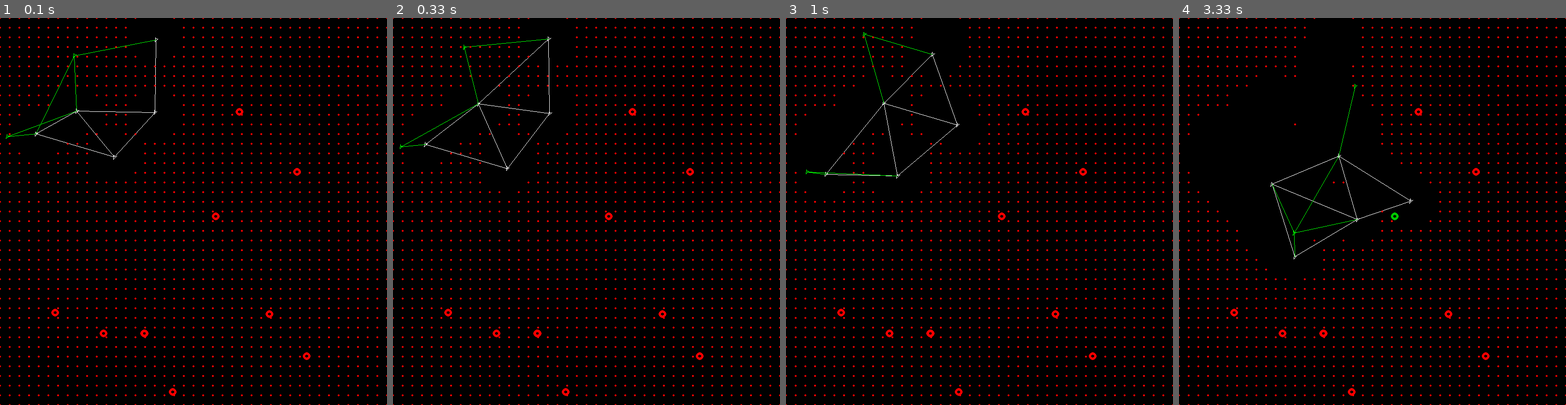
Above: before the commit, frames 1-4 (left to right).
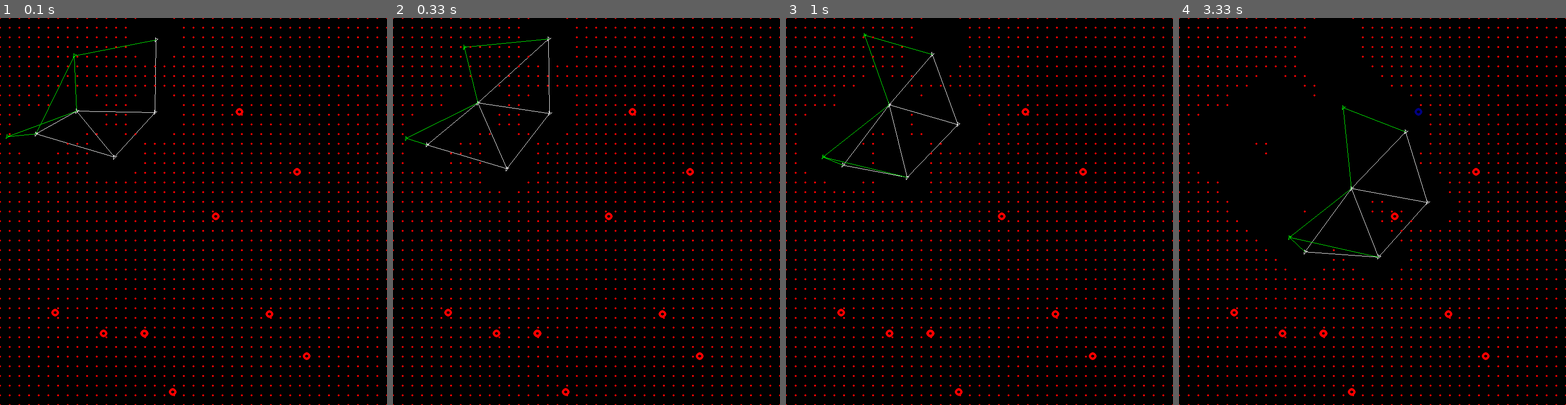
Above: after the commit, the same moments.

Repository: LouisDeOliveira/Projet_VA
Game: pygame game, started from Simulation.py
Same seed, same stepped clock (60 frames per second), same inputs: the game is played once before the commit and once after it.
Inputs:
- Up to frame 1 (0.1 s): no input
- Up to frame 2 (0.33 s): no input
- Up to frame 3 (1 s): no input
- Up to frame 4 (3.33 s): no input

Frame 1 is identical in both runs. In frame 2, 0.2% of the frame differs, in the area x 1-41%, y 6-40%; in frame 3, 0.5%; in frame 4, 0.8%, in the area x 2-71%, y 12-68%.

Commit message:
checkage

Diff:
--- a/Environnement.py
+++ b/Environnement.py
@@ -26,7 +26,7 @@
 tick_freq = 100
 dt = 1/tick_freq
 q = 100000  # force d'attraction Chercheurs vers points du maillage
-F = 100000000  # force d'attraction Vérificateur vers Target
+F = 1000000000  # force d'attraction Vérificateur vers Target
 
 
 class Environment():
@@ -82,7 +82,6 @@
 
         """
         self.time += dt
-        print(self.time)
         self.N0 = np.shape(self.mesh)[0]*np.shape(self.mesh)[1]
         for agentA in self.Agent_list:
             if type(agentA) == Chercheur:
@@ -114,11 +113,11 @@
                                 pass '''
 
                     if type(agentB) == Target:  # fonctionne, modif champ de vision
-                        if agentB in agentA.neighbours(50):
+                        if agentB in agentA.neighbours(50) and not agentB.checked:
                             if agentB.id not in agentA.dico_cible:
                                 agentA.dico_cible[agentB.id] = [
                                     agentB.pos, agentB.checked, agentB.id]
-                                print(agentA.dico_cible)
+
                                 agentB.targeted = True
                     # print(agentA.dico_cible)
 
@@ -156,7 +155,6 @@
                     if type(agentB) == Chercheur or type(agentB) == Verificateur:
                         agentA.dico_cible = fusion_dico(
                             agentA.dico_cible, agentB.dico_cible)
-                print(agentA.dico_cible)
                 ''' for id in agentA.dico_cible:
                         try:
                             if agentA.dico_cible[id][1] or agentB.dico_cible[id][1]:
@@ -170,7 +168,7 @@
 
                 if agentA.target == None:
                     liste_cibles_libres = []
-                    #agent_choisi = None
+                    # agent_choisi = None
                     dist_choisi = np.inf
                     id_choisi = None
                     pos_choisi = 0
@@ -219,13 +217,34 @@
                             agentTarget = agentB
 
                     # try :
+                    # F*vect_AB(agentA, agentTarget)[0]
+                    ''' if distance(agentA, agentTarget) > 100:
+                        f_target_x = 5*(distance(agentA, agentTarget)-50) * \
+                            vect_AB(agentA, agentTarget)[0]
+                        f_target_y = 5*distance(agentA, agentTarget)/100*(distance(agentA, agentTarget)-50) * \
+                            vect_AB(agentA, agentTarget)[1]
+                    else: '''
                     f_target_x = F*vect_AB(agentA, agentTarget)[0]
                     f_target_y = F*vect_AB(agentA, agentTarget)[1]
+
+                    ''' f_frott_x = 100*agentA.speed[0] * \
+                        np.sqrt(vect_norme_carre(agentA.speed))
+                    f_frott_y = 100*agentA.speed[1] * \
+                        np.sqrt(vect_norme_carre(agentA.speed)) '''
+                    ''' f_ressort_x = 5*(distance(agentA, agentTarget)-50) * \
+                        vect_AB(agentA, agentTarget)[0]
+                    f_ressort_y = 5*(distance(agentA, agentTarget)-50) * \
+                        vect_AB(agentA, agentTarget)[1] '''
+                    f_charge_x = 0
+                    f_charge_y = 0
+                    f_ressort_x = 0
+                    f_ressort_y = 0
                     """except :
                         print("oups, problème d'id!")"""
 
-                    if distance(agentA, agentTarget) < 10 and agentA.time == 0:
+                    if distance(agentA, agentTarget) < 50 and agentA.time == 0:
                         agentA.time = self.time
+                        print("on it")
 
                 else:
                     f_target_x = 0
@@ -235,6 +254,7 @@
                 ay = f_ressort_y - f_frott_y + f_charge_y + f_target_y
 
                 vect_acc = np.array([ax, ay])
+                print(vect_acc)
                 if vect_norme_carre(vect_acc) > maxacc**2:
                     agentA.acc = maxacc*normalize_vector(vect_acc)
                 else:
@@ -244,11 +264,11 @@
             if type(agent) != Target:
                 vect_vit = np.array(
                     [agent.speed[0] + dt*agent.acc[0], agent.speed[1] + dt*agent.acc[1]])
+
                 if vect_norme_carre(vect_vit) > maxspeed**2:
-                    agentA.speed = maxspeed*normalize_vector(vect_vit)
+                    agent.speed = maxspeed*normalize_vector(vect_vit)
                 else:
                     agent.speed = vect_vit
-
                 agent.pos[0] = agent.pos[0] + dt*agent.speed[0]
                 agent.pos[1] = agent.pos[1] + dt*agent.speed[1]
 
--- a/Verificateur.py
+++ b/Verificateur.py
@@ -63,10 +63,10 @@
         self.time = 0
 
     def check_target(self):
-        if self.env.time-self.time >= 0.5 and self.target != None:
-            print("checked")
+        if self.env.time-self.time >= 1 and self.time != 0:
             self.dico_cible[self.target[1]][1] = True
             for agent in self.env.Agent_list:
+
                 if agent.id == self.target[1]:
                     agent.checked = True
             self.target = None
